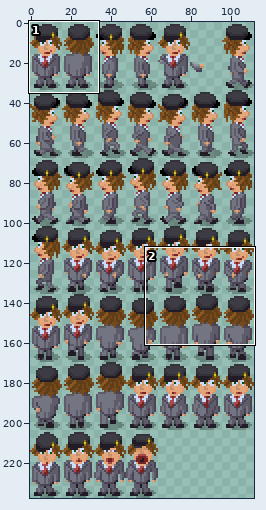
Sprite sheet: src/game/sprites/data/cfe-reb.png. The first picture is a wide view before the edit; the outline marks the close-up.
Close-up. First the earlier version:
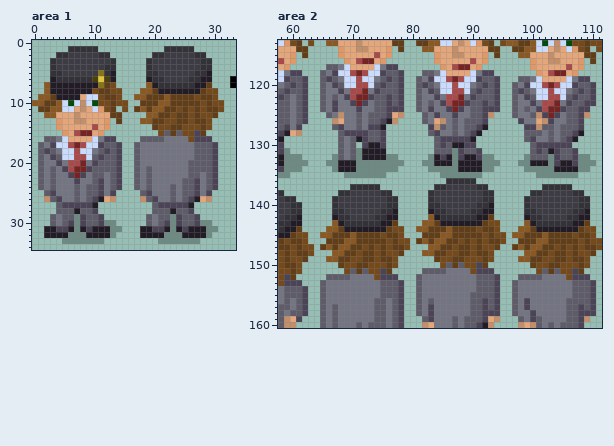
The file is 112x238 pixels. Colours within 5 levels of each other are drawn and written as one. Shown: area 1: x 0..33, y 0..34; area 2: x 58..111, y 113..160. The commit also changed other parts of the picture, which this record leaves out.
After:
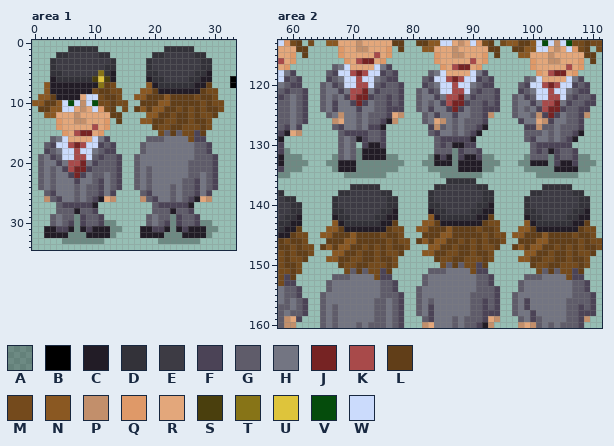
Palette (. is transparent): A #00000046  B #000000  C #221c26  D #333239  E #3d3b44  F #4b4356  G #5f5c6a  H #737582  J #762323  K #a84a4a  L #613e18  M #744a1c  N #8a5822  P #c28f6b  Q #df9968  R #e3a77b  S #4a3f0d  T #877417  U #dec43b  V #054c0c  W #cbdbfc
The edit:
Area 1:
Colour G gives way to colour F in rows 17 to 18 at x 13 and 29.
Colour H gives way to colour G in row 17 at x 2 and 18; in row 18 at x 18.
The edit erases colour F in row 16 at x 13 and 29; in rows 17 to 18 at x 14 and 30.
The edit erases colour G in row 16 at x 2 and 18; in rows 17 to 18 at x 1 and 17.
Area 2:
Colour G gives way to colour F in row 118 at x 77; in row 119 at x 61, 77 and 93; in row 120 at x 61, 93 and 109; in row 121 at x 109; in row 152 at x 93; in row 153 at x 77, 93 and 109.
Colour G gives way to colour F in row 154 at x 61, 77 and 109; in row 155 at x 61.
Colour H gives way to colour G in row 118 at x 66; in row 119 at x 82; in row 120 at x 98; in row 152 at x 82; in row 153 at x 66, 82 and 98; in row 154 at x 66 and 98.
The edit erases colour F in row 117 at x 77; in row 118 at x 61, 78 and 93; in row 119 at x 62, 78, 94 and 109; in row 120 at x 62, 94 and 110; in row 121 at x 110; in row 151 at x 93.
The edit erases colour F in row 152 at x 77, 94 and 109; in row 153 at x 61, 78, 94 and 110; in row 154 at x 62, 78 and 110; in row 155 at x 62.
The edit erases colour G in row 117 at x 66; in row 118 at x 65 and 82; in row 119 at x 65, 81 and 98; in row 120 at x 81 and 97; in row 121 at x 97; in row 151 at x 82.
The edit erases colour G in row 152 at x 66, 81 and 98; in row 153 at x 65, 81 and 97; in row 154 at x 65 and 97.
